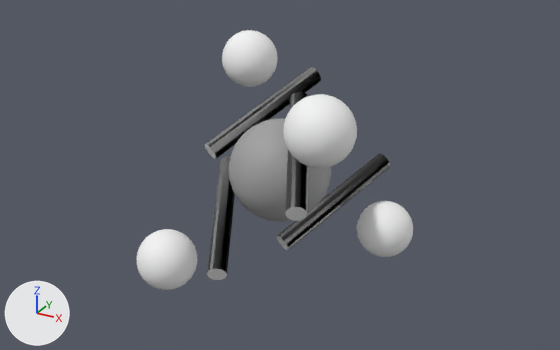
Before and after pictures for a commit that changed the glTF model public/models/chemistry/methane-molecule.glb.
Camera for both pictures: a 50 mm lens placed at (1.75, -3.17, 1.56), pointed at (0.0, -0.01, -0.02). The lights are fixed; the arrows at lower left show +X, +Y and +Z. The first picture is the older version. Where no turn or scale is listed for an object, it has been applied to the vertices. Vertices at exactly the same position are counted once.

In view in the first picture: 'bond_1', 'bond_2', 'bond_3', 'bond_4', 'carbon_atom', 'hydrogen_1', 'hydrogen_2', 'hydrogen_3', 'hydrogen_4'.
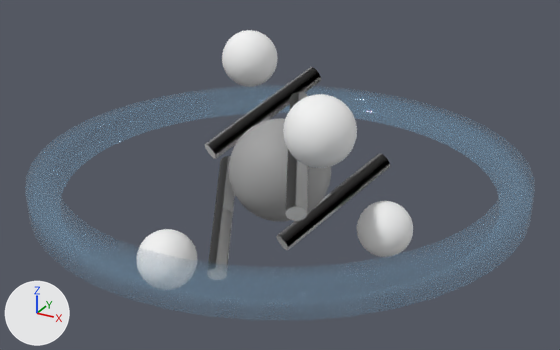
The newer file is also rescaled (x0.545) as a whole; pictures and numbers use the older file's frame.

What differs and where, as boxes [x1, y1, x2, y2] in the pictures (560 x 350 px):
'electron_cloud', added: after [25, 85, 535, 320]
part 1 of me_bond_2_mesh, shading changed: before [208, 269, 226, 279]

The change, as a list of edits to the scene's bpy script:
```text
Add mat_mat_3:
    mat_mat_3 = principled_material('mat_3')
    mat_mat_3.base_color = (0.29, 0.62, 0.91)  # blue #93cef5
    mat_mat_3.metallic = 0.1
    mat_mat_3.roughness = 0.05
    mat_mat_3.alpha = 0.12
Change me_bond_2_mesh:
    where me_bond_2_mesh.from_pydata(...)  # 58 vertices, 112 faces; spans x -0.405..-0.019, y -0.539..0.115, z -0.405..-0.019
    used by ob_bond_2; location = (0.0, 0.0, 0.0)
    me_bond_2_mesh part 1: 7 of the faces centred in x -0.09..-0.034, y -0.521..-0.502, z -0.386..-0.333 are now shaded smooth
Add me_electron_cloud_mesh:
    me_electron_cloud_mesh.from_pydata(...)  # 176 vertices, 352 faces; spans x -1.23..1.23, y -1.23..1.23, z -0.07..0.07
    me_electron_cloud_mesh.materials.append(mat_mat_3)  # blue #93cef5
Add ob_electron_cloud:
    ob_electron_cloud = bpy.data.objects.new('electron_cloud', me_electron_cloud_mesh)
    ob_electron_cloud.location = (0.0, 0.0, 0.0)
```
